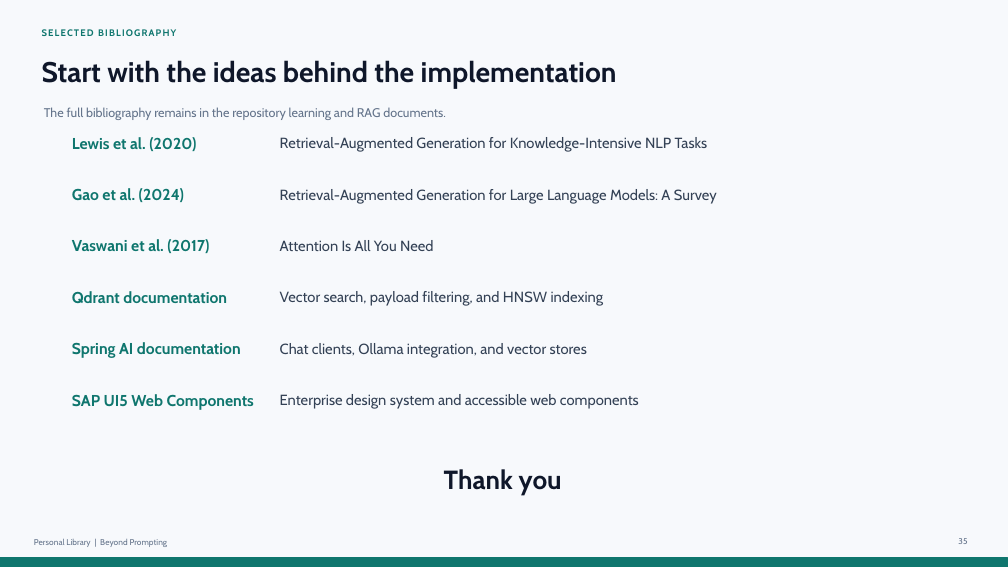
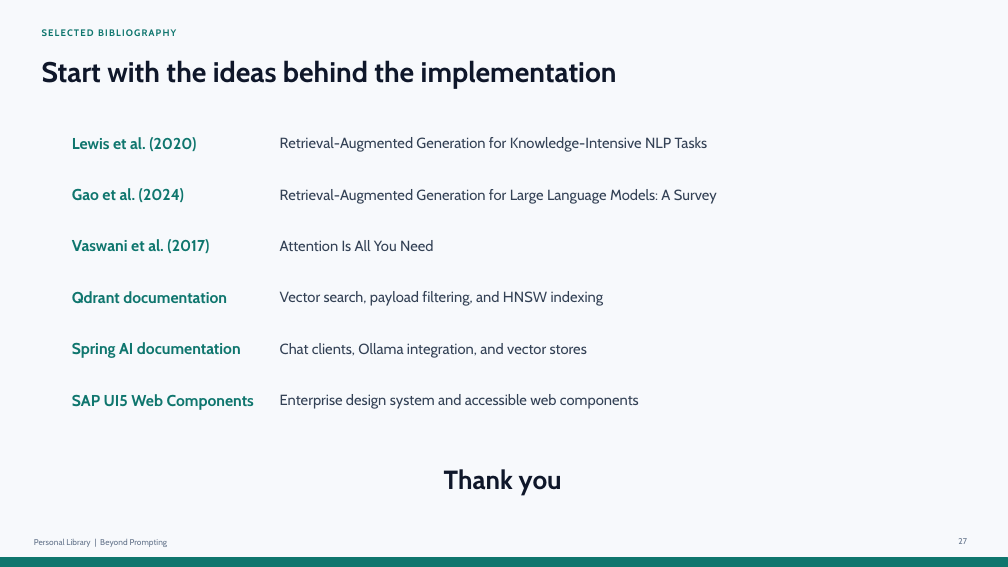
Before and after one commit to epascalau/personal-library, a slide deck: slide 27 of docs/presentations/beyond-prompting-local-rag.pptx (slide 35 before the commit). Drawn at 1008x567 pixels with LibreOffice and Linux fonts; fonts in the diff are those of the drawing. Boxes give left, top, right and bottom in pixels: in the first picture for what was removed or moved away, otherwise in the second. Text is boxed around its words. In the diff, an @@ line names an element or a change of style, - is before the commit and + after.

```diff
--- a/docs/presentations/beyond-prompting-local-rag.pptx
+++ b/docs/presentations/beyond-prompting-local-rag.pptx
@@ text removed at bbox=[44, 107, 446, 120] @@
-The full bibliography remains in the repository learning and RAG documents.
@@ page number at bbox=[958, 538, 967, 544]: text changed @@
-35
+27
```
Also in this commit, not shown: 15 other slides changed, 3 slides added, 11 slides removed, 4 other files.
